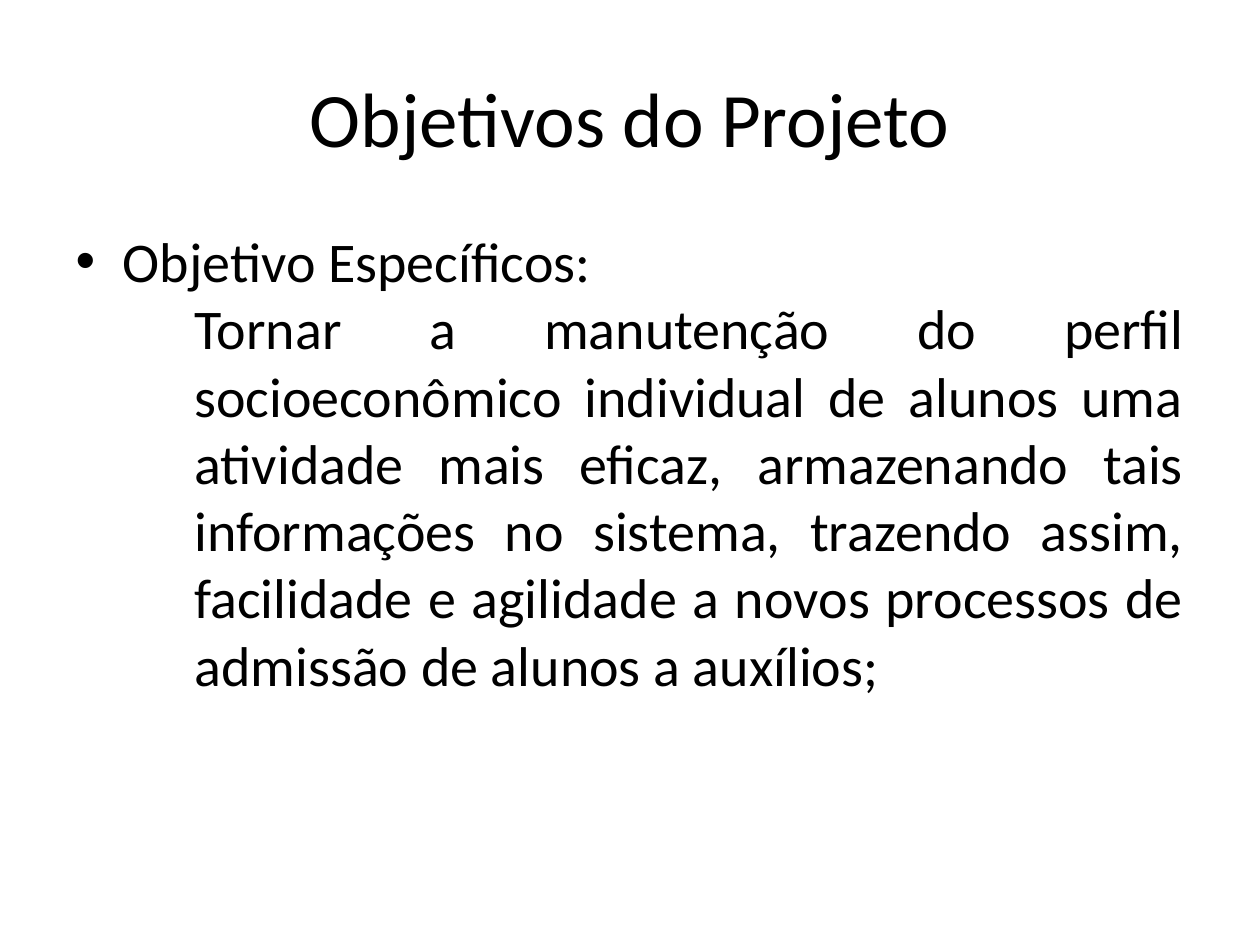
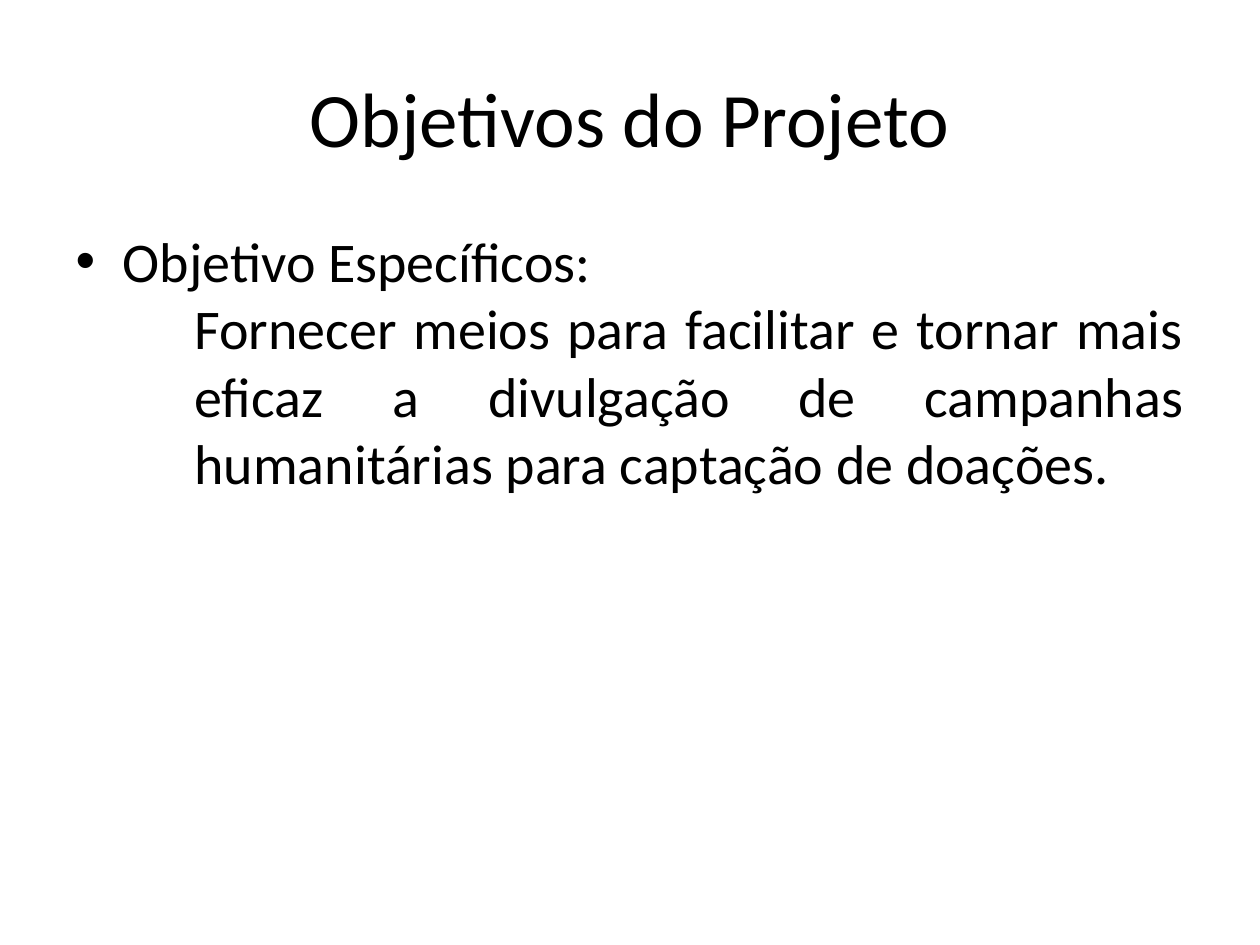
Before and after one commit to AjudeMais/ajudeMais-Projeto, a slide deck: slide 7 of Projeto-AjudeMais/000-Gerência de Projeto/PPJ-Plano de Projeto.pptx (slide 4 before the commit). Drawn at 1260x945 pixels with LibreOffice and Linux fonts; fonts in the diff are those of the drawing. Boxes give left, top, right and bottom in pixels: in the first picture for what was removed or moved away, otherwise in the second. Text is boxed around its words. In the diff, an @@ line names an element or a change of style, - is before the commit and + after.

```diff
--- a/Projeto-AjudeMais/000-Gerência de Projeto/PPJ-Plano de Projeto.pptx
+++ b/Projeto-AjudeMais/000-Gerência de Projeto/PPJ-Plano de Projeto.pptx
@@ text at (x1=194, y1=310, x2=1184, y2=494): text changed @@
-  − Tornar a manutenção do perfil socioeconômico individual de alunos uma atividade mais eficaz, armazenando tais informações no sistema, trazendo assim, facilidade e agilidade a novos processos de admissão de alunos a auxílios;
+  − Fornecer meios para facilitar e tornar mais eficaz a divulgação de campanhas humanitárias para captação de doações.
```
Also in this commit, not shown: 5 other slides changed, 2 slides added, 5 slides removed, 1 other file.
